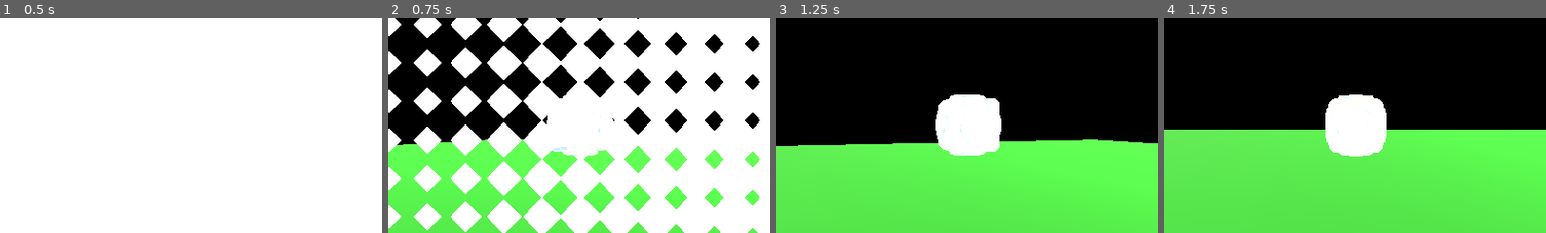
Above: before the commit, frames 1-4 (left to right).
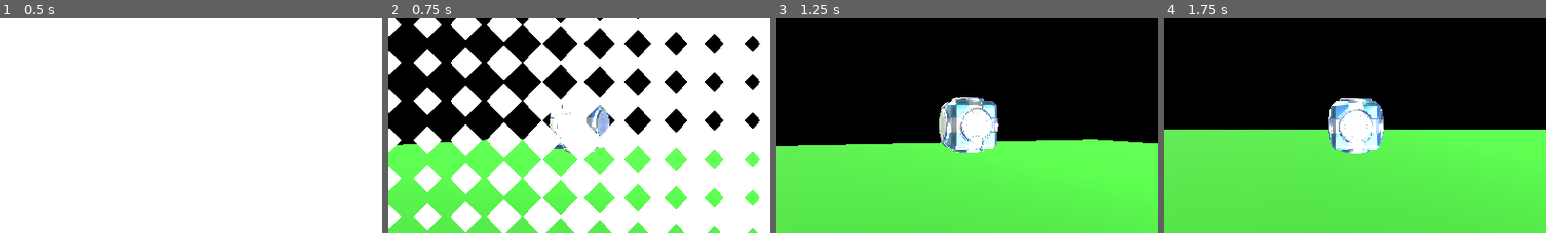
Above: after the commit, the same moments.

Repository: SuperGoon97/CAPJam2025
Game: Godot game, scene res://Scenes/Core/GameCore/game_core.tscn
Two runs of this game, one before a commit and one after it. Both use one fixed random seed, a clock stepped at 60 frames per second and the inputs below. The engine's default icon, where the game draws it, is replaced by a stand-in: a white triangle on a blue panel in a dark square.
Inputs (mouse positions are % of the whole screen's width and height, from its top left):
- Up to frame 1 (0.5 s): no input
- Up to frame 2 (0.75 s): move the mouse to (72, 45) at 0.52 s; hold Right (Right) from 0.53 s (still down); click (72, 45) at 0.67 s
- Up to frame 3 (1.25 s): keep holding Right (Right)
- Up to frame 4 (1.75 s): release Right (Right) at 1.25 s; click "READY?" at 1.25 s
The pictures show only the part of the screen within x 25-75%, y 25-75%; the shares and areas given below are measured in that part.

Frame 1 is identical in both runs. In frame 2, 0.9% of the frame differs, in the area x 41-59%, y 36-64%; in frame 3, 2.7%, in the area x 41-59%, y 35-64%; in frame 4, 2.4%.

Commit message:
meshes in textures in

Diff:
--- /dev/null
+++ b/template/Assets/Materials/body_material.tres
@@ -0,0 +1,21 @@
+[gd_resource type="StandardMaterial3D" load_steps=7 format=3 uid="uid://bqcmptvw4yal6"]
+
+[ext_resource type="Texture2D" uid="uid://bdttn3fov11u5" path="res://Assets/Textures/Cube_Module/Base_color.png" id="1_4a7sx"]
+[ext_resource type="Texture2D" uid="uid://cmva56dyfpuau" path="res://Assets/Textures/Cube_Module/AO.png" id="2_kx3w7"]
+[ext_resource type="Texture2D" uid="uid://eql2xwg0kpna" path="res://Assets/Textures/Cube_Module/Height.png" id="3_slpkr"]
+[ext_resource type="Texture2D" uid="uid://c1xhashdibq0p" path="res://Assets/Textures/Cube_Module/Metallic.png" id="4_urjd0"]
+[ext_resource type="Texture2D" uid="uid://ctl2n6meanhse" path="res://Assets/Textures/FUle_Tank_Module/Normal.png" id="5_gkjm1"]
+[ext_resource type="Texture2D" uid="uid://cpuc3brnywbuv" path="res://Assets/Textures/Cube_Module/Roughness.png" id="6_gkjm1"]
+
+[resource]
+albedo_texture = ExtResource("1_4a7sx")
+metallic = 0.5
+metallic_specular = 0.25
+metallic_texture = ExtResource("4_urjd0")
+roughness_texture = ExtResource("6_gkjm1")
+normal_texture = ExtResource("5_gkjm1")
+ao_enabled = true
+ao_texture = ExtResource("2_kx3w7")
+heightmap_enabled = true
+heightmap_scale = 0.5
+heightmap_texture = ExtResource("3_slpkr")
--- /dev/null
+++ b/template/Assets/Materials/root_body_material.tres
@@ -0,0 +1,23 @@
+[gd_resource type="StandardMaterial3D" load_steps=7 format=3 uid="uid://cth61v8ci1tkh"]
+
+[ext_resource type="Texture2D" uid="uid://bdttn3fov11u5" path="res://Assets/Textures/Cube_Module/Base_color.png" id="1_camb6"]
+[ext_resource type="Texture2D" uid="uid://cmva56dyfpuau" path="res://Assets/Textures/Cube_Module/AO.png" id="2_jg120"]
+[ext_resource type="Texture2D" uid="uid://eql2xwg0kpna" path="res://Assets/Textures/Cube_Module/Height.png" id="3_bc8db"]
+[ext_resource type="Texture2D" uid="uid://c1xhashdibq0p" path="res://Assets/Textures/Cube_Module/Metallic.png" id="4_r1lu7"]
+[ext_resource type="Texture2D" uid="uid://ctl2n6meanhse" path="res://Assets/Textures/FUle_Tank_Module/Normal.png" id="5_44aox"]
+[ext_resource type="Texture2D" uid="uid://cpuc3brnywbuv" path="res://Assets/Textures/Cube_Module/Roughness.png" id="6_ifnia"]
+
+[resource]
+albedo_texture = ExtResource("1_camb6")
+metallic = 0.5
+metallic_specular = 0.25
+metallic_texture = ExtResource("4_r1lu7")
+roughness_texture = ExtResource("6_ifnia")
+emission_enabled = true
+emission = Color(0.20205513, 0.19006547, 0, 1)
+normal_texture = ExtResource("5_44aox")
+ao_enabled = true
+ao_texture = ExtResource("2_jg120")
+heightmap_enabled = true
+heightmap_scale = 0.5
+heightmap_texture = ExtResource("3_bc8db")
--- a/template/Assets/Materials/tank_material.tres
+++ b/template/Assets/Materials/tank_material.tres
@@ -1,4 +1,21 @@
-[gd_resource type="StandardMaterial3D" format=3 uid="uid://dm0104618xb80"]
+[gd_resource type="StandardMaterial3D" load_steps=7 format=3 uid="uid://dm0104618xb80"]
+
+[ext_resource type="Texture2D" uid="uid://cqple4qheouau" path="res://Assets/Textures/FUle_Tank_Module/Base_color.png" id="1_aue3q"]
+[ext_resource type="Texture2D" uid="uid://sb15amlwprn7" path="res://Assets/Textures/FUle_Tank_Module/Metallic.png" id="2_45ana"]
+[ext_resource type="Texture2D" uid="uid://ren5qejgvfd" path="res://Assets/Textures/FUle_Tank_Module/AO.png" id="2_c4fmv"]
+[ext_resource type="Texture2D" uid="uid://dwe44jirhn3e" path="res://Assets/Textures/FUle_Tank_Module/Height.png" id="3_6oygd"]
+[ext_resource type="Texture2D" uid="uid://6xhmtc7ufobt" path="res://Assets/Textures/FUle_Tank_Module/Roughness.png" id="3_744f0"]
+[ext_resource type="Texture2D" uid="uid://ctl2n6meanhse" path="res://Assets/Textures/FUle_Tank_Module/Normal.png" id="5_epn05"]
 
 [resource]
-albedo_color = Color(0.5245012, 0.43363583, 0.16939184, 1)
+albedo_texture = ExtResource("1_aue3q")
+metallic = 0.5
+metallic_specular = 0.25
+metallic_texture = ExtResource("2_45ana")
+roughness_texture = ExtResource("3_744f0")
+normal_texture = ExtResource("5_epn05")
+ao_enabled = true
+ao_texture = ExtResource("2_c4fmv")
+heightmap_enabled = true
+heightmap_scale = 0.5
+heightmap_texture = ExtResource("3_6oygd")
--- a/template/Assets/Materials/thruster_material.tres
+++ b/template/Assets/Materials/thruster_material.tres
@@ -1,4 +1,22 @@
-[gd_resource type="StandardMaterial3D" format=3 uid="uid://ce2t062ttaiji"]
+[gd_resource type="StandardMaterial3D" load_steps=7 format=3 uid="uid://ce2t062ttaiji"]
+
+[ext_resource type="Texture2D" uid="uid://cquvijd65aer2" path="res://Assets/Textures/Thruster_Module/Base_color.png" id="1_416i0"]
+[ext_resource type="Texture2D" uid="uid://hu8dk8qq7eqk" path="res://Assets/Textures/Thruster_Module/AO.png" id="2_a4w8s"]
+[ext_resource type="Texture2D" uid="uid://31f0152m1ga" path="res://Assets/Textures/Thruster_Module/Height.png" id="3_lte1e"]
+[ext_resource type="Texture2D" uid="uid://bpfjl5gr4xmxe" path="res://Assets/Textures/Thruster_Module/Metallic.png" id="4_25oti"]
+[ext_resource type="Texture2D" uid="uid://4ekxa0fe3ajp" path="res://Assets/Textures/Thruster_Module/Normal.png" id="5_odolb"]
+[ext_resource type="Texture2D" uid="uid://b2t18qwowbqcv" path="res://Assets/Textures/Thruster_Module/Roughness.png" id="6_oo0ky"]
 
 [resource]
-albedo_color = Color(0.9843137, 0, 0, 1)
+albedo_texture = ExtResource("1_416i0")
+metallic = 0.5
+metallic_specular = 0.25
+metallic_texture = ExtResource("4_25oti")
+roughness_texture = ExtResource("6_oo0ky")
+normal_enabled = true
+normal_texture = ExtResource("5_odolb")
+ao_enabled = true
+ao_texture = ExtResource("2_a4w8s")
+heightmap_enabled = true
+heightmap_scale = 0.5
+heightmap_texture = ExtResource("3_lte1e")
--- a/template/Scenes/GameScenes/RocketScenes/rocket_body_block.tscn
+++ b/template/Scenes/GameScenes/RocketScenes/rocket_body_block.tscn
@@ -1,12 +1,12 @@
-[gd_scene load_steps=7 format=3 uid="uid://6ua5qhkgsdlg"]
+[gd_scene load_steps=8 format=3 uid="uid://6ua5qhkgsdlg"]
 
 [ext_resource type="Script" uid="uid://fq8hqk0bfji1" path="res://Scripts/Game/Rocket/rocket_part.gd" id="1_rvr5u"]
 [ext_resource type="Script" uid="uid://gf8ldyvmhyx4" path="res://Scripts/Game/Rocket/rocket_socket_check_area.gd" id="2_ev4du"]
 [ext_resource type="PackedScene" uid="uid://blrbcw6akeaon" path="res://Scenes/GameScenes/RocketScenes/rocket_socket_point.tscn" id="2_xcyed"]
+[ext_resource type="Material" uid="uid://bqcmptvw4yal6" path="res://Assets/Materials/body_material.tres" id="3_o6p3e"]
+[ext_resource type="ArrayMesh" uid="uid://dduvjm7e6fbkc" path="res://Assets/Meshes/RocketBodyPart.res" id="3_qhk5o"]
 
 [sub_resource type="BoxShape3D" id="BoxShape3D_vbojs"]
-
-[sub_resource type="BoxMesh" id="BoxMesh_rvr5u"]
 
 [sub_resource type="BoxShape3D" id="BoxShape3D_qhk5o"]
 size = Vector3(1.01, 1.01, 1.01)
@@ -34,7 +34,9 @@
 transform = Transform3D(1, 0, 0, 0, 1, 0, 0, 0, 1, -0.5218751, 0, -0.004120946)
 
 [node name="MeshInstance3D" type="MeshInstance3D" parent="."]
-mesh = SubResource("BoxMesh_rvr5u")
+transform = Transform3D(0.45, 0, 0, 0, 0.45, 0, 0, 0, 0.45, 0, 0, 0)
+material_override = ExtResource("3_o6p3e")
+mesh = ExtResource("3_qhk5o")
 
 [node name="RocketSocketCheckArea" type="Area3D" parent="."]
 script = ExtResource("2_ev4du")
--- a/template/Scenes/GameScenes/RocketScenes/rocket_root.tscn
+++ b/template/Scenes/GameScenes/RocketScenes/rocket_root.tscn
@@ -17,13 +17,13 @@
 freeze = true
 contact_monitor = true
 max_contacts_reported = 64
-angular_damp = 30.0
 script = ExtResource("1_k7mrb")
 
 [node name="RocketCollisionShape" type="CollisionShape3D" parent="."]
 shape = SubResource("BoxShape3D_kunfd")
 
 [node name="MeshInstance3D" type="MeshInstance3D" parent="."]
+transform = Transform3D(0.45, 0, 0, 0, 0.45, 0, 0, 0, 0.45, 0, 0, 0)
 mesh = ExtResource("2_e63gs")
 
 [node name="RocketSocketCheckArea" type="Area3D" parent="."]
--- a/template/Scenes/GameScenes/RocketScenes/rocket_root_with_sockets.tscn
+++ b/template/Scenes/GameScenes/RocketScenes/rocket_root_with_sockets.tscn
@@ -1,13 +1,14 @@
-[gd_scene load_steps=3 format=3 uid="uid://dq71jhoy1v8ij"]
+[gd_scene load_steps=4 format=3 uid="uid://dq71jhoy1v8ij"]
 
 [ext_resource type="PackedScene" uid="uid://vi51gqxss6t" path="res://Scenes/GameScenes/RocketScenes/rocket_root.tscn" id="1_qe50t"]
+[ext_resource type="Material" uid="uid://cth61v8ci1tkh" path="res://Assets/Materials/root_body_material.tres" id="2_5fft1"]
 [ext_resource type="PackedScene" uid="uid://blrbcw6akeaon" path="res://Scenes/GameScenes/RocketScenes/rocket_socket_point.tscn" id="2_lk16e"]
 
 [node name="RocketBase" instance=ExtResource("1_qe50t")]
 mass = 0.75
 
 [node name="MeshInstance3D" parent="." index="1"]
-transform = Transform3D(0.5, 0, 0, 0, 0.5, 0, 0, 0, 0.5, 0, 0, 0)
+material_override = ExtResource("2_5fft1")
 
 [node name="RocketSocketPoint" parent="." index="2" instance=ExtResource("2_lk16e")]
 transform = Transform3D(1, 0, 0, 0, 1, 0, 0, 0, 1, 0, 0, 0.52591693)
Not shown, removed: template/Assets/Meshes/Cube_Module.blend.import
Not shown, removed: template/Assets/Meshes/Fuel Tank_Module.blend.import
Not shown, removed: template/Assets/Meshes/thruster_Module.blend.import
Binary file added: template/Assets/Textures/Cube_Module/AO.png
Not shown, added: template/Assets/Textures/Cube_Module/AO.png.import
Binary file added: template/Assets/Textures/Cube_Module/Base_color.png
Not shown, added: template/Assets/Textures/Cube_Module/Base_color.png.import
Binary file added: template/Assets/Textures/Cube_Module/Height.png
Not shown, added: template/Assets/Textures/Cube_Module/Height.png.import
Binary file added: template/Assets/Textures/Cube_Module/Metallic.png
Not shown, added: template/Assets/Textures/Cube_Module/Metallic.png.import
Binary file added: template/Assets/Textures/Cube_Module/Normal.png
(and 31 more such lines)
